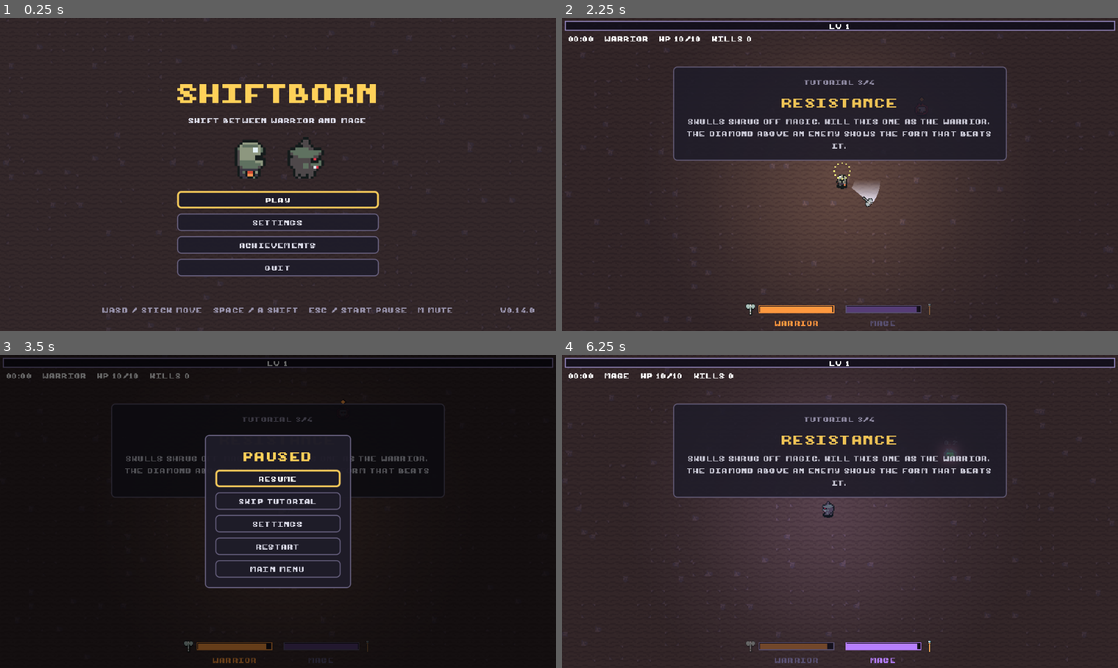
Above: before the commit, frames 1-4 (two rows, left to right).
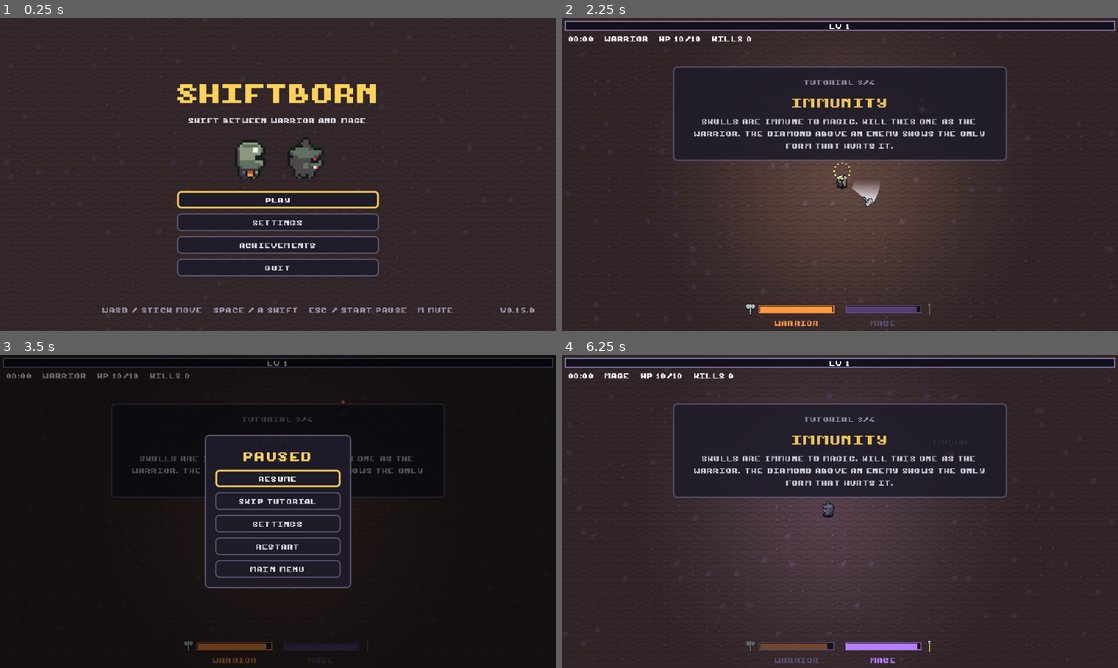
Above: after the commit, the same moments.

Repository: Unwin41/shiftborn
Game: Godot game, scene res://scenes/title.tscn
Two runs of this game, one before a commit and one after it. Both use one fixed random seed, a clock stepped at 60 frames per second and the inputs below.
Inputs (mouse positions are in pixels of both pictures, inside the frame that each line leads up to):
- Up to frame 1 (0.25 s): no input
- Up to frame 2 (2.25 s): click "PLAY" at 0.5 s; tap Enter at 1.25 s; move the mouse to (962, 158) at 1.27 s; hold D (move_right) 1.28-2.03 s; tap Space (shift_form) at 1.35 s; move the mouse to (728, 190) at 2.02 s; hold S (move_down) from 2.03 s (still down); tap Shift at 2.1 s
- Up to frame 3 (3.5 s): move the mouse to (333, 442) at 2.77 s; release S (move_down) at 2.78 s; hold D (move_right) from 2.78 s (still down); tap P at 2.85 s
- Up to frame 4 (6.25 s): release D (move_right) at 3.5 s; click "RESTART" at 3.5 s; move the mouse to (812, 574) at 4.27 s; hold W (move_up) 4.28-5.03 s; tap 1 at 4.35 s; move the mouse to (1006, 558) at 5.02 s; hold A (move_left) from 5.03 s (still down); tap 2 at 5.1 s; tap Space (shift_form) at 5.75 s; move the mouse to (673, 464) at 5.77 s; tap 3 at 5.85 s

The runs differ from the first frame. In frame 1, less than 0.1% of the frame differs, in the area x 93-95%, y 92-95%; in frame 2, 1.7%; in frame 3, 0.5%; in frame 4, 1.8%, in the area x 22-78%, y 25-42%.

Commit message:
feat: the wrong form deals no damage (immunity)
Enemies with a diamond are now immune to the other form instead of
taking 25%: orange diamond means only the warrior hurts it, purple only
the mage. Immune hits show a grey IMMUNE popup (at most one per 0.2 s)
and no hit flash. Shift Burst, Arcane Orbit and Storm Cleaver lightning
still hit everything. Tutorial, README and itch text say immune.

Simulated idle run: more enemies stay alive (about 300 vs 170 late in
the run), level 29 at the boss.

Co-Authored-By: Claude Opus 5.5 <noreply@anthropic.com>

Diff:
--- a/project.godot
+++ b/project.godot
@@ -12,7 +12,7 @@
 
 config/name="Shiftborn"
 config/description="Survivors-like where you shift between knight and mage. GitHub Game Off 2026 (theme: SHIFT)."
-config/version="0.14.0"
+config/version="0.15.0"
 run/main_scene="res://scenes/title.tscn"
 config/features=PackedStringArray("4.7", "GL Compatibility")
 config/icon="res://icon.svg"
--- a/scripts/damage_numbers.gd
+++ b/scripts/damage_numbers.gd
@@ -18,6 +18,9 @@
 ## Critical hits: bigger and gold.
 const CRIT_COLOR := Color(1.0, 0.78, 0.2)
 const CRIT_FONT_SIZE := 16
+const IMMUNE_TEXT := "IMMUNE"
+## At most one IMMUNE popup this often, so a bolt spray does not flood it.
+const IMMUNE_INTERVAL := 0.2
 const OUTLINE_COLOR := Color(0.05, 0.03, 0.08, 0.9)
 ## Numbers start a bit above the enemy's feet.
 const START_OFFSET := Vector2(0.0, -10.0)
@@ -35,6 +38,7 @@
 var _colors: PackedColorArray = []
 var _sizes: PackedInt32Array = []
 var _lines: Dictionary[String, TextLine] = {}
+var _immune_cooldown: float = 0.0
 
 
 static func format_amount(amount: float) -> String:
@@ -51,6 +55,9 @@
 
 func spawn(at: Vector2, amount: float, resisted: bool = false, crit: bool = false) -> void:
 	if amount <= 0.0:
+		if resisted and _immune_cooldown <= 0.0:
+			_immune_cooldown = IMMUNE_INTERVAL
+			spawn_text(at, IMMUNE_TEXT, RESISTED_COLOR, FONT_SIZE)
 		return
 	if _positions.size() >= max_active:
 		_remove_oldest()
@@ -94,6 +101,7 @@
 
 ## Ages every number by [param delta] and drops the expired ones.
 func advance(delta: float) -> void:
+	_immune_cooldown = maxf(_immune_cooldown - delta, 0.0)
 	for i in _ages.size():
 		_ages[i] += delta
 	while not _ages.is_empty() and _ages[0] >= LIFETIME:
--- a/scripts/enemy.gd
+++ b/scripts/enemy.gd
@@ -22,7 +22,7 @@
 ## "No form": a neutral damage source, or an enemy that resists nothing.
 const NO_FORM := -1
 ## Share of damage taken from the resisted form.
-const RESISTED_DAMAGE := 0.25
+const RESISTED_DAMAGE := 0.0
 ## Gap between the top of the sprite and the weakness mark.
 const WEAKNESS_MARK_GAP := 4.0
 const SHADOW_TEXTURE := preload("res://assets/ninja/characters/shadow.png")
@@ -44,7 +44,9 @@
 ## On death the run spawns [member split_count] of this scene in its place.
 @export var split_scene: PackedScene
 @export var split_count: int = 2
-## Form whose attacks deal only [constant RESISTED_DAMAGE] of their damage.
+## Form this enemy is immune to: its attacks deal [constant RESISTED_DAMAGE]
+## of their damage (none). Damage without a form (Shift Burst, evolutions)
+## still lands.
 @export_enum("None:-1", "Warrior:0", "Mage:1") var resisted_form: int = NO_FORM
 
 var target: Node2D
@@ -122,6 +124,10 @@
 		return
 	var resisted := resists(source_form)
 	var final_amount := damage_after_resist(amount, resisted_form, source_form)
+	if final_amount <= 0.0:
+		# Immune: report the hit (an IMMUNE popup) but no flash, no damage.
+		damaged.emit(self, 0.0, resisted, false)
+		return
 	var dealt := minf(final_amount, health)
 	health -= final_amount
 	damaged.emit(self, dealt, resisted, crit)
--- a/scripts/tutorial_steps.gd
+++ b/scripts/tutorial_steps.gd
@@ -17,13 +17,13 @@
 const PROMPTS: Dictionary[Step, String] = {
 	Step.MOVE: "Move",
 	Step.SHIFT: "Shift",
-	Step.RESIST: "Resistance",
+	Step.RESIST: "Immunity",
 	Step.PERFECT: "Perfect shift",
 }
 const HINTS: Dictionary[Step, String] = {
 	Step.MOVE: "WASD, arrow keys or the left stick. You attack on your own.",
 	Step.SHIFT: "Press Space or A to switch between warrior and mage.",
-	Step.RESIST: "Skulls shrug off magic. Kill this one as the warrior. The diamond above an enemy shows the form that beats it.",
+	Step.RESIST: "Skulls are immune to magic. Kill this one as the warrior. The diamond above an enemy shows the only form that hurts it.",
 	Step.PERFECT: "Shift just as an enemy is about to hit you: time slows and you cannot be hurt.",
 }
 
--- a/tests/unit/test_enemy_resist.gd
+++ b/tests/unit/test_enemy_resist.gd
@@ -1,8 +1,26 @@
 extends TestCase
 
 
-func test_wrong_form_deals_a_quarter() -> void:
-	assert_almost_eq(Enemy.damage_after_resist(4.0, Player.Form.MAGE, Player.Form.MAGE), 4.0 * Enemy.RESISTED_DAMAGE)
+func test_wrong_form_deals_no_damage() -> void:
+	assert_almost_eq(Enemy.damage_after_resist(4.0, Player.Form.MAGE, Player.Form.MAGE), 0.0)
+
+
+func test_immune_enemy_keeps_its_health_but_still_reports_the_hit() -> void:
+	var skull := preload("res://scenes/enemy_skull.tscn").instantiate() as Enemy
+	skull.health = skull.max_health
+	var reports := []
+	skull.damaged.connect(func(_enemy: Enemy, amount: float, resisted: bool, _crit: bool) -> void: reports.append([amount, resisted]))
+	skull.take_damage(3.0, Player.Form.MAGE)
+	assert_almost_eq(skull.health, skull.max_health)
+	assert_eq(reports, [[0.0, true]])
+	skull.free()
+
+
+func test_immune_hits_show_an_immune_popup() -> void:
+	var numbers := DamageNumbers.new()
+	numbers.spawn(Vector2.ZERO, 0.0, true)
+	assert_eq(numbers.count(), 1, "an immune hit should still show something")
+	numbers.free()
 
 
 func test_right_form_deals_full_damage() -> void:
Not shown, changed: docs/itch_page.md
